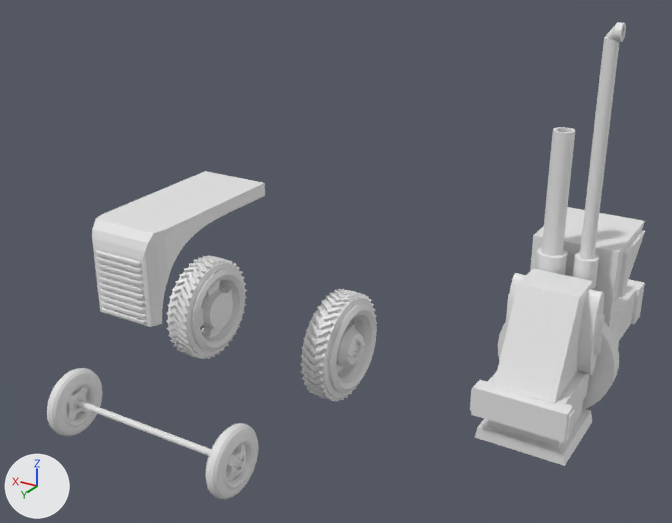
A saved change to the Blender file Model/tractor.blend.
Rendered twice from a camera (50 mm lens) standing at (-11.32, 20.79, 16.14) and looking at (0.7, 0.75, 6.12). Every picture has the same lights, and +X, +Y and +Z are marked at lower left.

In view in the first picture: 'B_Tyre_left', 'B_Tyre_right', 'Cylinder', 'F_Tyre_cylinder', 'F_Tyre_right', 'Front_Tyre_left', 'Front_cover'.
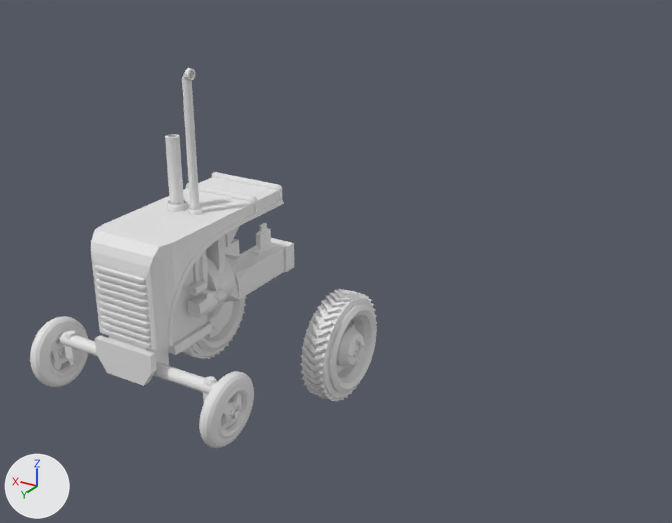
Location of each change, (x1, y1, x2, y2) in pixels of the pictures (672 x 523 px):
'Cylinder', deleted: before (470, 22, 645, 466)
'Front_cover', reshaped, moved, rescaled (11% wider, 14% taller): before (92, 171, 265, 327); after (91, 172, 284, 350)
'Cylinder.002', added: after (60, 68, 294, 418)
'F_Tyre_right', moved, turned: before (206, 423, 258, 499); after (199, 371, 254, 448)
'Front_Tyre_left', moved, turned: before (47, 368, 102, 436); after (30, 316, 88, 387)
'F_Tyre_cylinder', deleted: before (77, 400, 245, 469)
part 1 of me_cube_017, added: after (158, 172, 284, 347)
'B_Tyre_left', unchanged, covered by the edit: before (166, 255, 247, 359); after (181, 296, 247, 359)

The edits, one by one:
me_cube_017 is used by ob_front_cover; location (5.09, 4.5, 4.94); scale (0.773, 0.0948, 0.0502).
me_cube_017 had 4204 vertices, 3382 faces and spanned x -1.4..1.4, y -54.1..0.4, z -2.1..49.2.
me_cube_017 now has 5243 vertices, 4356 faces and spans x -1.5..1.6, y -54.1..0.4, z -2.1..52.8.
me_cube_017 part 1: 1039 vertices added at x -1.5..1.6, y -54.1..-3.4, z -2.1..52.8.
Mesh me_cylinder_003 is new.
It has 2534 vertices, 2285 faces, 19 loose edges and spans x -83.7..1.7, y -71.5..5.3, z -50.9..17.0.
Object 'Front_Tyre_left' (ob_front_tyre_left) moves from (8.0, 4.0, 1.07) to (8.22, 4.13, 2.8).
Object 'Front_Tyre_left' (ob_front_tyre_left) turns from (90, 0, 270) to (85, 0, 270) degrees about x, y and z.
Object 'F_Tyre_right' (ob_f_tyre_right) moves from (2.0, 4.0, 1.09) to (1.98, 4.13, 2.8).
Object 'F_Tyre_right' (ob_f_tyre_right) turns from (90, 0, 90) to (85, 0, 90) degrees about x, y and z.
Object 'F_Tyre_cylinder' (ob_f_tyre_cylinder) is deleted.
Object 'Cylinder' (ob_cylinder) is deleted.
Object 'Front_cover' (ob_front_cover) moves from (5.09, 4.5, 4.94) to (5.09, 4.5, 4.28).
Object 'Front_cover' (ob_front_cover) is rescaled from (0.773, 0.0948, 0.0502) to (0.869, 0.107, 0.0564).
Object 'Cylinder.002' (ob_cylinder_002) is new; it shows me_cylinder_003.
Its location is (6.8, 4.13, 2.76).
Its rotation in degrees is (0, 90, 0).
Its scale is (0.1, 0.1, 0.1).
